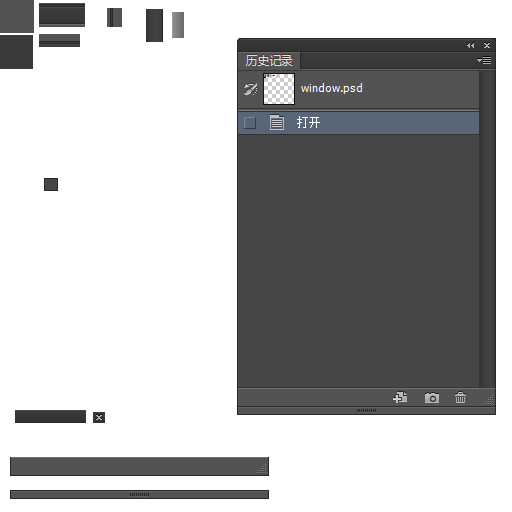
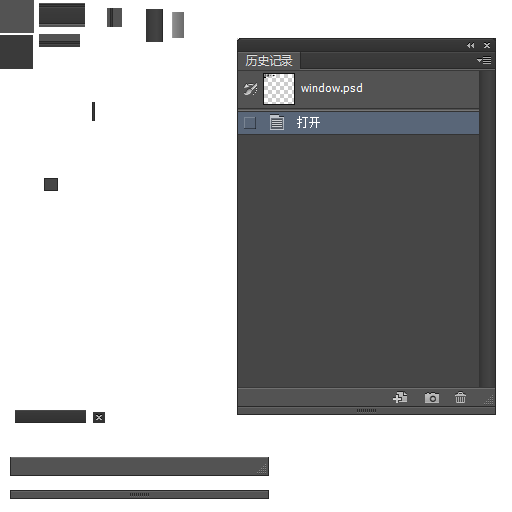
Before/after of a 512px x 512px layered artwork. What changed in the layer stack:
added layer "图层 10" above "图层 9" over [92, 102, 95, 121]
